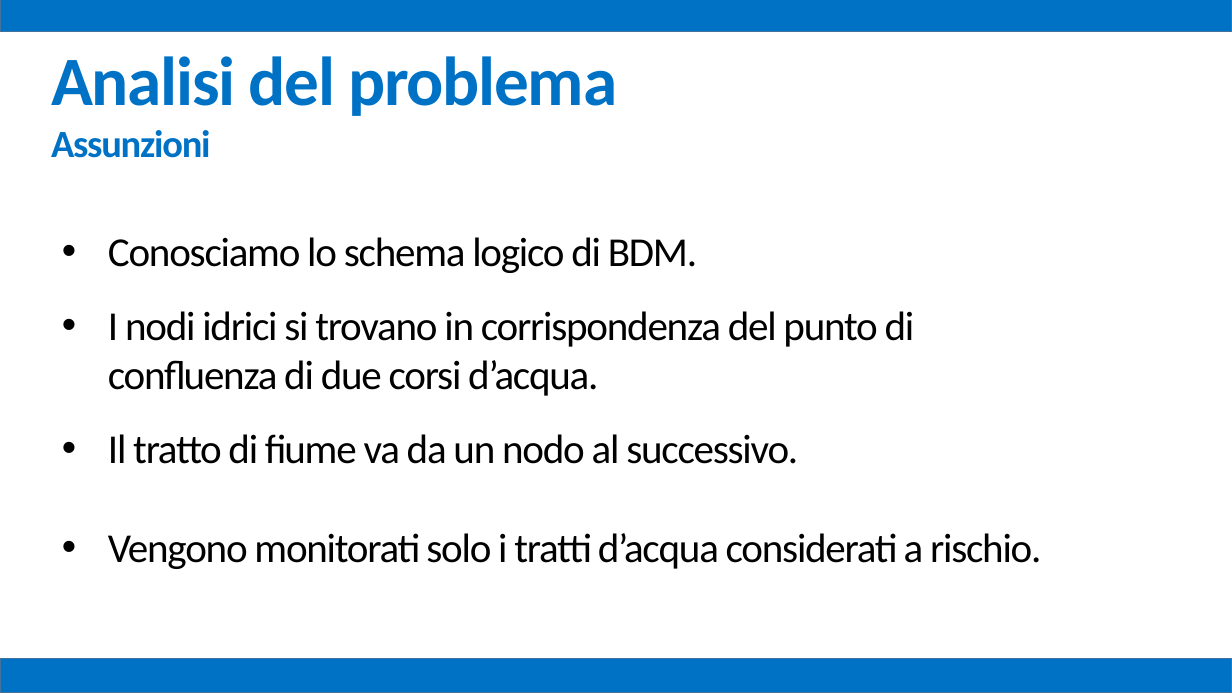
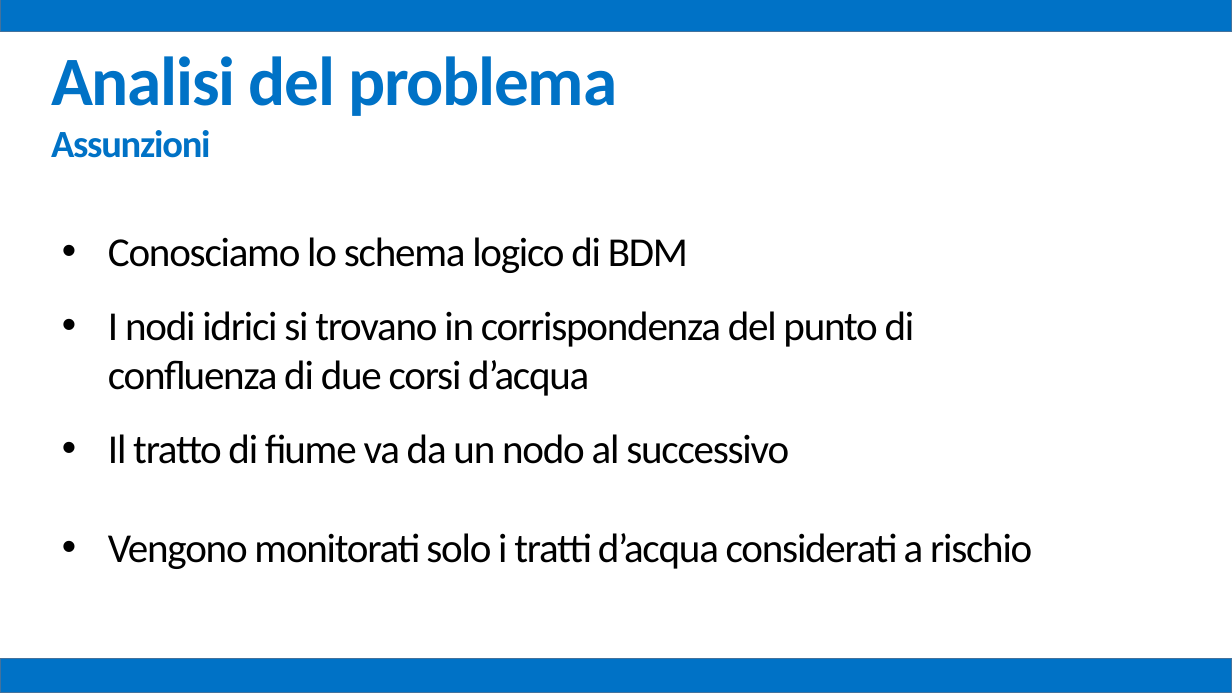
Before and after one commit to mz1991/ProgettoFebbraio2015, a slide deck: slide 8 of Febbraio 2015.pptx. Drawn at 1232x693 pixels with LibreOffice and Linux fonts; fonts in the diff are those of the drawing. Boxes give left, top, right and bottom in pixels: in the first picture for what was removed or moved away, otherwise in the second. Text is boxed around its words. In the diff, an @@ line names an element or a change of style, - is before the commit and + after.

```diff
--- a/Febbraio 2015.pptx
+++ b/Febbraio 2015.pptx
@@ text at box(108, 237, 1032, 569): text changed @@
-• Conosciamo lo schema logico di BDM.
-• I nodi idrici si trovano in corrispondenza del punto di confluenza di due corsi d’acqua.
-• Il tratto di fiume va da un nodo al successivo.
-• Vengono monitorati solo i tratti d’acqua considerati a rischio.
+• Conosciamo lo schema logico di BDM
+• I nodi idrici si trovano in corrispondenza del punto di confluenza di due corsi d’acqua
+• Il tratto di fiume va da un nodo al successivo
+• Vengono monitorati solo i tratti d’acqua considerati a rischio
```
Also in this commit, not shown: 11 other slides changed, 1 other file.
